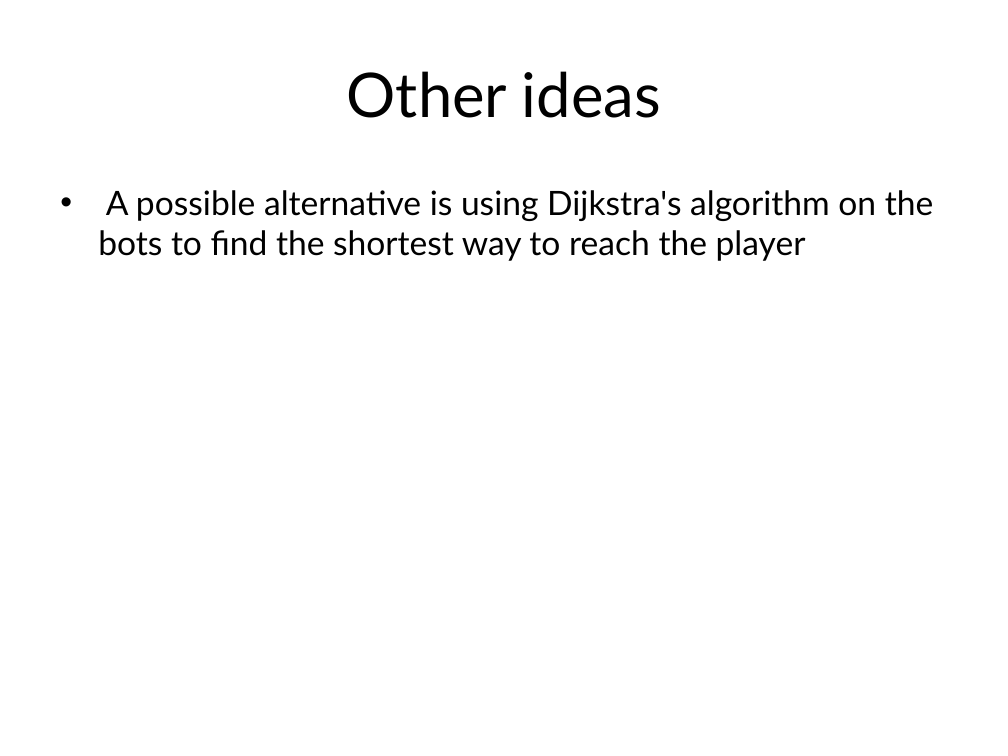
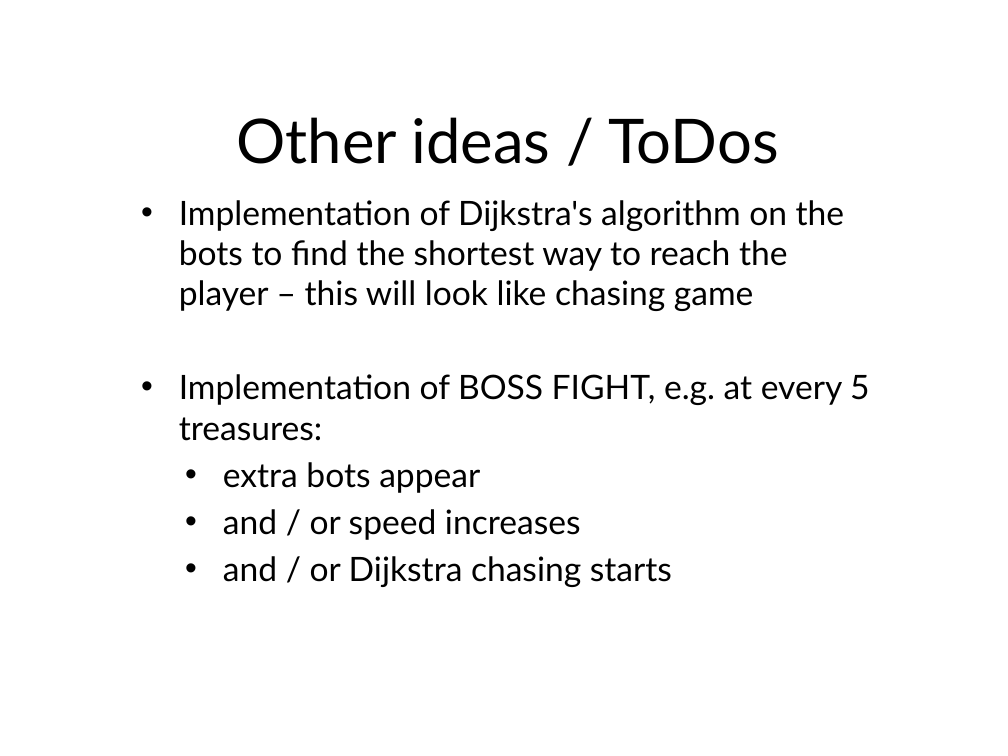
Before and after one commit to EfreetTeam/PacManStyle, a slide deck: slide 4 of TEAM SLIDE.pptx. Drawn at 1008x756 pixels with LibreOffice and Linux fonts; fonts in the diff are those of the drawing; background and template pictures are left out. Boxes give left, top, right and bottom in pixels: in the first picture for what was removed or moved away, otherwise in the second. Text is boxed around its words. In the diff, an @@ line names an element or a change of style, - is before the commit and + after.

```diff
--- a/TEAM SLIDE.pptx
+++ b/TEAM SLIDE.pptx
@@ title at <box>236,117,779,164</box>: text changed @@
-Other ideas
+Other ideas / ToDos
@@ text at <box>179,200,869,587</box>: text changed @@
-• A possible alternative is using Dijkstra's algorithm on the bots to find the shortest way to reach the player
+• Implementation of Dijkstra's algorithm on the bots to find the shortest way to reach the player – this will look like chasing game
+  • Implementation of BOSS FIGHT, e.g. at every 5 treasures:
+    • extra bots appear
+    • and / or speed increases
+    • and / or Dijkstra chasing starts
```
Also in this commit, not shown: 3 other slides changed.
